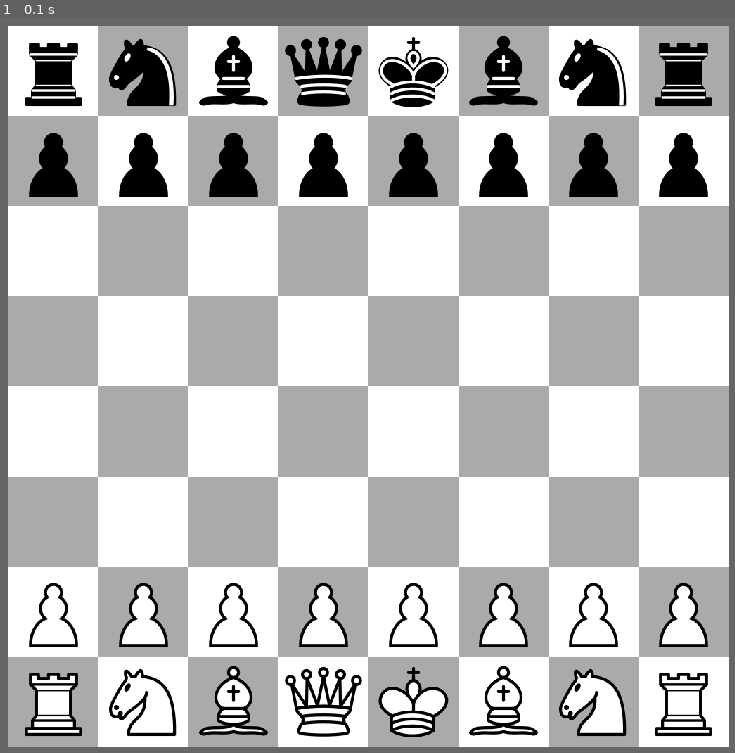
Above: before the commit, frame 1.
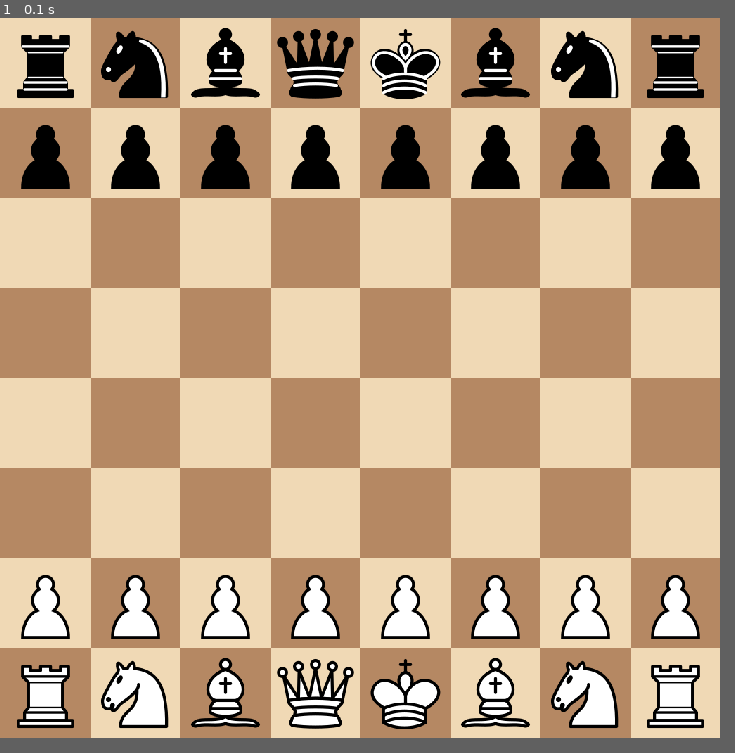
Above: after the commit, the same moment.

Repository: IlyaasJ/ChessOnPygame
Game: pygame game, started from main.py
Same seed, same stepped clock (60 frames per second), same inputs: the game is played once before the commit and once after it.
Inputs:
- Up to frame 1 (0.1 s): no input
In our replay, the window is 736x736 before the commit and 720x720 after it. These sizes can differ from the game's own. Grey fills any space a smaller window leaves; there, only what the larger window draws over its background counts as a difference.

The runs differ from the first frame. In frame 1, 92% of the frame differs, in the area x 0-100%, y 0-100%.

Commit message:
draw_board scales to all resolutions

Diff:
--- a/main.py
+++ b/main.py
@@ -1,20 +1,20 @@
 import pygame
 
 pygame.init()
-screen = pygame.display.set_mode((736, 736))
+screen = pygame.display.set_mode((720, 720))
 w, h = screen.get_size()
 clock = pygame.time.Clock()
 running = True
 
 boardImg = pygame.image.load("images/board.png").convert_alpha()
-boardImg = pygame.transform.scale(boardImg, (736, 736))
+boardImg = pygame.transform.scale(boardImg, (w, h))
 
 pygame.display.set_caption("Chess")
 pygame.display.set_icon(pygame.image.load("images/white-knight.png"))
 
 # Preloading #
 
-SQUARE_SIZE = 90
+SQUARE_SIZE = (w/8)
 PIECE_IMAGES = {}
 
 def load_images(square_size):
@@ -84,7 +84,7 @@
 # Game Functions #
 def convert(i, j):
     #return [(j*(h/8)) + 53, (i*(w/8)) + 53]
-    return [(8+45)+(90*j),(8+45)+(90*i)]
+    return [(SQUARE_SIZE/2)+(SQUARE_SIZE*j),(SQUARE_SIZE/2)+(SQUARE_SIZE*i)]
 
 def DrawBoard(__board__):
     for i, row in enumerate(__board__):
Binary file changed: images/board.png
Not shown, changed: .DS_Store
Not shown, changed: images/.DS_Store
